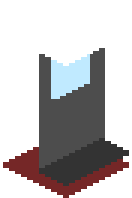
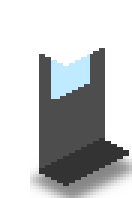
Revision of a layered w=132, h=198 image; what changed, layer by layer:
added layer "Shadow copy" (60%) above "Bottom" over [30,147,132,198]
hid "Bottom" over [3,147,129,198]
